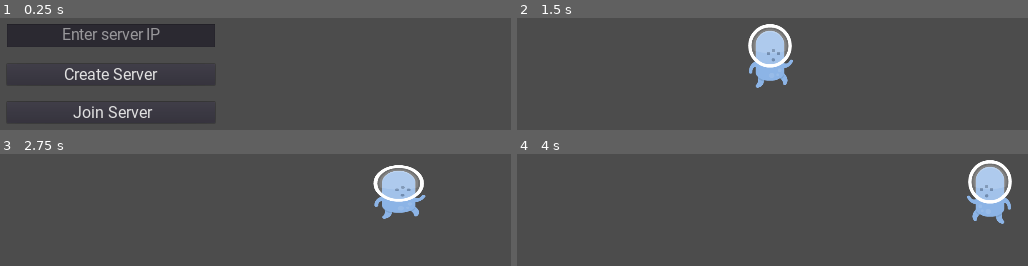
Above: before the commit, frames 1-4 (two rows, left to right).
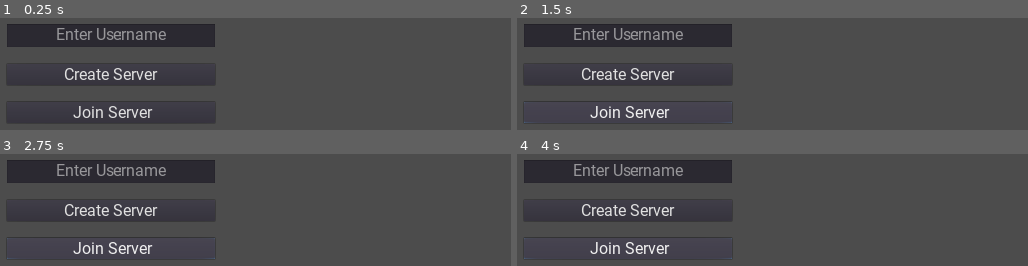
Above: after the commit, the same moments.

Repository: DuCheAnh/P2PPuzzle
Game: Godot game, scene res://NetworkSetup.tscn
Two runs of this game, one before a commit and one after it. Both use one fixed random seed, a clock stepped at 60 frames per second and the inputs below. Before the commit the project starts from res://Font/NetworkSetup.tscn.
Inputs (mouse positions are in pixels of both pictures, inside the frame that each line leads up to):
- Up to frame 1 (0.25 s): no input
- Up to frame 2 (1.5 s): click "Create Server" at 0.5 s; click (629, 112) at 1.25 s, where only the run after the commit has a clickable "Join Server"
- Up to frame 3 (2.75 s): hold Right (ui_right) from 2.03 s (still down)
- Up to frame 4 (4 s): release Right (ui_right) at 3.53 s; hold Left (ui_left) from 3.53 s (still down)

The runs differ from the first frame. In frame 1, 1.2% of the frame differs, in the area x 11-33%, y 8-20%; in frame 2, 14%, in the area x 1-55%, y 5-94%; in frame 3, 14%; in frame 4, 14%.
Error before the commit: Invalid get index '3' (on base: 'Array'). (res://Network/Network.gd:17)
Error after the commit: Invalid get index '3' (on base: 'Array'). (res://Network/Network.gd:18)

Commit message:
added: server browser, crossplatorm

Diff:
--- a/MultiplayerPuzzle/Network/Network.gd
+++ b/MultiplayerPuzzle/Network/Network.gd
@@ -7,6 +7,7 @@
 var server = null
 
 var ip_address = ""
+var current_player_username = ""
 
 func _ready() -> void:
 	if OS.get_name() == "Windows":
@@ -17,7 +18,7 @@
 		ip_address = IP.get_local_addresses()[3]
 
 	for ip in IP.get_local_addresses():
-		if ip.begins_with("192.168.") or ip.ends_with(".1"):
+		if ip.begins_with("192.168.") and not ip.ends_with(".1"):
 			ip_address = ip
 
 	get_tree().connect("connected_to_server",self,"_connected_to_server")
@@ -27,6 +28,7 @@
 	server = NetworkedMultiplayerENet.new()
 	server.create_server(DEFAULT_PORT,MAX_CLIENT)
 	get_tree().set_network_peer(server)
+	Global.instance_node(load("res://ServerAdvertiser.tscn"),get_tree().current_scene)
 
 func join_server() -> void:
 	client = NetworkedMultiplayerENet.new()
--- a/MultiplayerPuzzle/NetworkSetup.gd
+++ b/MultiplayerPuzzle/NetworkSetup.gd
@@ -3,7 +3,7 @@
 onready var player = load("res://Player.tscn")
 
 onready var multiplayer_config_ui = $MultiplayerConfig
-onready var server_ip_address = $MultiplayerConfig/VBoxContainer/ServerIP
+onready var username_text_edit = $MultiplayerConfig/VBoxContainer/UsernameTextEdit
 onready var device_ip_address = $CanvasLayer/DeviceIP
 
 func _ready() -> void:
@@ -33,12 +33,13 @@
 	instance_player(get_tree().get_network_unique_id())
 
 func _on_CreateServerButton_pressed():
-	multiplayer_config_ui.hide()
-	Network.create_server()
-	instance_player(get_tree().get_network_unique_id())
+	if username_text_edit.text!="":
+		Network.current_player_username=username_text_edit.text
+		multiplayer_config_ui.hide()
+		Network.create_server()
+		instance_player(get_tree().get_network_unique_id())
 
 func _on_JoinServerButton_pressed():
-	if server_ip_address.text != "":
+	if username_text_edit.text != "":
 		multiplayer_config_ui.hide()
-		Network.ip_address  = server_ip_address.text
-		Network.join_server()
+		Global.instance_node(load("res://ServerBrowser.tscn"),self)
--- a/MultiplayerPuzzle/Font/NetworkSetup.tscn
+++ b/MultiplayerPuzzle/NetworkSetup.tscn
@@ -32,12 +32,12 @@
 "_edit_use_anchors_": false
 }
 
-[node name="ServerIP" type="LineEdit" parent="MultiplayerConfig/VBoxContainer"]
+[node name="UsernameTextEdit" type="LineEdit" parent="MultiplayerConfig/VBoxContainer"]
 margin_right = 500.0
 margin_bottom = 58.0
 custom_fonts/font = ExtResource( 1 )
 align = 1
-placeholder_text = "Enter server IP"
+placeholder_text = "Enter Username"
 
 [node name="CreateServerButton" type="Button" parent="MultiplayerConfig/VBoxContainer"]
 margin_top = 98.0
--- /dev/null
+++ b/MultiplayerPuzzle/ServerAdvertiser.gd
@@ -0,0 +1,33 @@
+extends Node
+
+export (float) var broadcast_interval = 1.0 #seconds
+
+var server_info = {"name": "LAN Game"}
+
+var socket_udp
+var broadcast_timer = Timer.new()
+var broadcast_port = Network.DEFAULT_PORT
+
+func _enter_tree():
+	broadcast_timer.wait_time = broadcast_interval
+	broadcast_timer.one_shot = false
+	broadcast_timer.autostart = true
+
+	if get_tree().is_network_server():
+		add_child(broadcast_timer)
+		broadcast_timer.connect("timeout",self,"broadcast")
+
+	socket_udp = PacketPeerUDP.new()
+	socket_udp.set_broadcast_enabled(true)
+	socket_udp.set_dest_address('255.255.255.255', broadcast_port)
+
+func broadcast():
+	server_info.name = Network.current_player_username
+	var packet_message = to_json(server_info)
+	var packet = packet_message.to_ascii()
+	socket_udp.put_packet(packet)
+
+func _exit_tree():
+	broadcast_timer.stop()
+	if socket_udp!=null:
+		socket_udp.close()
--- /dev/null
+++ b/MultiplayerPuzzle/ServerAdvertiser.tscn
@@ -0,0 +1,6 @@
+[gd_scene load_steps=2 format=2]
+
+[ext_resource path="res://ServerAdvertiser.gd" type="Script" id=1]
+
+[node name="ServerAdvertiser" type="Node"]
+script = ExtResource( 1 )
--- /dev/null
+++ b/MultiplayerPuzzle/ServerBrowser.gd
@@ -0,0 +1,46 @@
+extends Control
+
+onready var server_listener = $ServerListener
+onready var manual_vbox = $BackgroundPanel/ManualVBox
+onready var server_ip_text_edit = $BackgroundPanel/ManualVBox/ServerIPTextEdit
+onready var server_container = $BackgroundPanel/ServerContainer
+onready var manual_setup_button = $BackgroundPanel/ManualSetupButton
+func _ready() -> void:
+	manual_vbox.hide()
+
+
+func _on_ServerListener_new_server(serverInfo):
+	var server_node = Global.instance_node(load("res://ServerDisplay.tscn"),server_container)
+	server_node.text = "%s - %s" % [serverInfo.ip, serverInfo.name]
+	server_node.ip_address = str(serverInfo.ip)
+
+
+func _on_ServerListener_remove_server(serverIP):
+	for serverNode in server_container.get_children():
+		if serverNode.is_in_group("Server_display"):
+			if serverNode.ip_address == serverIP:
+				serverNode.queue_free()
+				break
+
+
+func _on_ManualSetupButton_pressed():
+	if manual_setup_button.text != "exit setup":
+		manual_vbox.show()
+		manual_setup_button.text = "exit setup"
+		server_container.hide()
+		server_ip_text_edit.call_deferred("grab_focus")
+	else:
+		server_ip_text_edit.text = ""
+		manual_vbox.hide()
+		manual_setup_button.text = "manual setup"
+		server_container.show()
+
+
+
+func _on_JoinServerButton_pressed():
+	Network.ip_address = server_ip_text_edit.text
+	hide()
+	Network.join_server()
+
+func _on_GoBackButton_pressed():
+	get_tree().reload_current_scene()
--- /dev/null
+++ b/MultiplayerPuzzle/ServerBrowser.tscn
@@ -0,0 +1,159 @@
+[gd_scene load_steps=6 format=2]
+
+[ext_resource path="res://Font/basic_font.tres" type="DynamicFont" id=1]
+[ext_resource path="res://ServerListener.tscn" type="PackedScene" id=2]
+[ext_resource path="res://ServerBrowser.gd" type="Script" id=3]
+
+[sub_resource type="Animation" id=1]
+length = 0.001
+tracks/0/type = "value"
+tracks/0/path = NodePath(".:text")
+tracks/0/interp = 1
+tracks/0/loop_wrap = true
+tracks/0/imported = false
+tracks/0/enabled = true
+tracks/0/keys = {
+"times": PoolRealArray( 0 ),
+"transitions": PoolRealArray( 1 ),
+"update": 0,
+"values": [ "Searching for server" ]
+}
+
+[sub_resource type="Animation" id=2]
+resource_name = "Searching"
+length = 0.6
+loop = true
+tracks/0/type = "value"
+tracks/0/path = NodePath(".:text")
+tracks/0/interp = 1
+tracks/0/loop_wrap = true
+tracks/0/imported = false
+tracks/0/enabled = true
+tracks/0/keys = {
+"times": PoolRealArray( 0, 0.2, 0.4, 0.6 ),
+"transitions": PoolRealArray( 1, 1, 1, 1 ),
+"update": 1,
+"values": [ " Searching for server", " Searching for server.", " Searching for server..", " Searching for server..." ]
+}
+
+[node name="ServerBrowser" type="Control"]
+anchor_right = 1.0
+anchor_bottom = 1.0
+script = ExtResource( 3 )
+__meta__ = {
+"_edit_use_anchors_": false
+}
+
+[node name="BackgroundPanel" type="Panel" parent="."]
+anchor_right = 1.0
+anchor_bottom = 1.0
+margin_left = 86.0
+margin_top = 74.0
+margin_right = -78.0
+margin_bottom = -74.0
+__meta__ = {
+"_edit_use_anchors_": false
+}
+
+[node name="ManualSetupButton" type="Button" parent="BackgroundPanel"]
+anchor_left = 1.0
+anchor_top = 1.0
+anchor_right = 1.0
+anchor_bottom = 1.0
+margin_left = -254.0
+margin_top = -54.0
+custom_fonts/font = ExtResource( 1 )
+text = "Manual setup"
+__meta__ = {
+"_edit_use_anchors_": false
+}
+
+[node name="GoBackButton" type="Button" parent="BackgroundPanel"]
+anchor_top = 1.0
+anchor_bottom = 1.0
+margin_top = -54.0
+margin_right = 254.0
+custom_fonts/font = ExtResource( 1 )
+text = "Go back"
+__meta__ = {
+"_edit_use_anchors_": false
+}
+
+[node name="ServerContainer" type="VBoxContainer" parent="BackgroundPanel"]
+anchor_left = 0.5
+anchor_right = 0.5
+margin_left = -350.0
+margin_top = 64.0
+margin_right = 350.0
+margin_bottom = 112.0
+__meta__ = {
+"_edit_use_anchors_": false
+}
+
+[node name="SearchingLabel" type="Label" parent="BackgroundPanel/ServerContainer"]
+margin_right = 700.0
+margin_bottom = 48.0
+custom_fonts/font = ExtResource( 1 )
+text = "Searching for server"
+align = 1
+valign = 1
+
+[node name="AnimationPlayer" type="AnimationPlayer" parent="BackgroundPanel/ServerContainer/SearchingLabel"]
+autoplay = "Searching"
+playback_speed = 0.5
+anims/RESET = SubResource( 1 )
+anims/Searching = SubResource( 2 )
+
+[node name="ManualVBox" type="VBoxContainer" parent="BackgroundPanel"]
+anchor_left = 0.5
+anchor_top = 0.5
+anchor_right = 0.5
+anchor_bottom = 0.5
+margin_left = -350.0
+margin_top = -263.0
+margin_right = 350.0
+margin_bottom = 39.0
+custom_constants/separation = 50
+__meta__ = {
+"_edit_use_anchors_": false
+}
+
+[node name="TypeInServerIPLabel" type="Label" parent="BackgroundPanel/ManualVBox"]
+margin_right = 700.0
+margin_bottom = 48.0
+custom_fonts/font = ExtResource( 1 )
+text = "Type in server IP"
+align = 1
+valign = 1
+
+[node name="ServerIPTextEdit" type="TextEdit" parent="BackgroundPanel/ManualVBox"]
+margin_top = 98.0
+margin_right = 700.0
+margin_bottom = 198.0
+rect_min_size = Vector2( 700, 100 )
+
+[node name="JoinServerButton" type="Button" parent="BackgroundPanel/ManualVBox"]
+margin_top = 248.0
+margin_right = 700.0
+margin_bottom = 302.0
+custom_fonts/font = ExtResource( 1 )
+text = "Join Server"
+
+[node name="ServerBrowserLabel" type="Label" parent="BackgroundPanel"]
+anchor_right = 1.0
+margin_top = -48.0
+custom_fonts/font = ExtResource( 1 )
+text = "Server Browser"
+align = 1
+valign = 1
+__meta__ = {
+"_edit_use_anchors_": false
+}
+
+[node name="ServerListener" parent="." instance=ExtResource( 2 )]
+
+[connection signal="pressed" from="BackgroundPanel/ManualSetupButton" to="." method="_on_ManualSetupButton_pressed"]
+[connection signal="pressed" from="BackgroundPanel/GoBackButton" to="." method="_on_GoBackButton_pressed"]
+[connection signal="pressed" from="BackgroundPanel/ManualVBox/JoinServerButton" to="." method="_on_JoinServerButton_pressed"]
+[connection signal="new_server" from="ServerListener" to="." method="_on_ServerListener_new_server"]
+[connection signal="remove_server" from="ServerListener" to="." method="_on_ServerListener_remove_server"]
--- /dev/null
+++ b/MultiplayerPuzzle/ServerDisplay.gd
@@ -0,0 +1,8 @@
+extends Label
+
+var ip_address = ""
+
+func _on_JointButton_pressed():
+	Network.ip_address = ip_address
+	Network.join_server()
+	get_parent().get_parent().queue_free()
--- /dev/null
+++ b/MultiplayerPuzzle/ServerDisplay.tscn
@@ -0,0 +1,29 @@
+[gd_scene load_steps=3 format=2]
+
+[ext_resource path="res://ServerDisplay.gd" type="Script" id=1]
+[ext_resource path="res://Font/basic_font.tres" type="DynamicFont" id=2]
+
+[node name="ServerDisplay" type="Label" groups=["Server_display"]]
+anchor_right = 1.0
+margin_right = -220.0
+margin_bottom = 48.0
+rect_min_size = Vector2( 0, 130 )
+custom_fonts/font = ExtResource( 2 )
+text = "N/a: 000.000.000.000"
+align = 1
+valign = 1
+script = ExtResource( 1 )
+__meta__ = {
+"_edit_use_anchors_": false
+}
+
+[node name="JointButton" type="Button" parent="."]
+anchor_left = 1.0
+anchor_right = 1.0
+anchor_bottom = 1.0
+margin_left = -89.0
+rect_min_size = Vector2( 200, 130 )
+custom_fonts/font = ExtResource( 2 )
+text = "Join"
+
+[connection signal="pressed" from="JointButton" to="." method="_on_JointButton_pressed"]
--- /dev/null
+++ b/MultiplayerPuzzle/ServerListener.gd
@@ -0,0 +1,57 @@
+extends Node
+
+signal new_server
+signal remove_server
+
+var clean_up_timer = Timer.new()
+var socket_udp = PacketPeerUDP.new()
+var listen_port = Network.DEFAULT_PORT
+
+var known_servers = {}
+
+export (int) var server_cleanup_threshold = 3 #seconds
+
+func _init():
+	clean_up_timer.wait_time = server_cleanup_threshold
+	clean_up_timer.one_shot = false
+	clean_up_timer.autostart = true
+	clean_up_timer.connect("timeout",self,'clean_up')
+	add_child(clean_up_timer)
+
+func _ready():
+	known_servers.clear()
+	if socket_udp.listen(listen_port) != OK:
+		print("GameServer LAN service: Error listening on port " + str(listen_port))
+	else:
+		print("GameServer LAN service: Listening on port " + str(listen_port))
+
+func _process(delta):
+	if socket_udp.get_available_packet_count() > 0:
+		var server_ip = socket_udp.get_packet_ip()
+		var server_port = socket_udp.get_packet_port()
+		var array_bytes = socket_udp.get_packet()
+
+		if server_ip != '' and server_port > 0:
+			if not known_servers.has(server_ip):
+				var serverMessage = array_bytes.get_string_from_ascii()
+				var gameInfo = parse_json(serverMessage)
+				gameInfo.ip = server_ip
+				gameInfo.lastSeen = OS.get_unix_time()
+				known_servers[server_ip] = gameInfo
+				emit_signal("new_server",gameInfo)
+				print(socket_udp.get_packet_ip())
+			else:
+				var gameInfo = known_servers[server_ip]
+				gameInfo.lastSeen = OS.get_unix_time()
+
+func clean_up():
+	var now = OS.get_unix_time()
+	for server_ip in known_servers:
+		var serverInfo = known_servers[server_ip]
+		if (now - serverInfo.lastSeen) > server_cleanup_threshold:
+			known_servers.erase(server_ip)
+			print('remove old server: %s' % server_ip)
+			emit_signal("remove_server", server_ip)
+
+func _exit_tree():
+	socket_udp.close()
--- /dev/null
+++ b/MultiplayerPuzzle/ServerListener.tscn
@@ -0,0 +1,6 @@
+[gd_scene load_steps=2 format=2]
+
+[ext_resource path="res://ServerListener.gd" type="Script" id=1]
+
+[node name="ServerListener" type="Node"]
+script = ExtResource( 1 )
--- a/MultiplayerPuzzle/project.godot
+++ b/MultiplayerPuzzle/project.godot
@@ -11,7 +11,7 @@
 [application]
 
 config/name="MultiplayerPuzzle"
-run/main_scene="res://Font/NetworkSetup.tscn"
+run/main_scene="res://NetworkSetup.tscn"
 config/icon="res://icon.png"
 
 [autoload]
